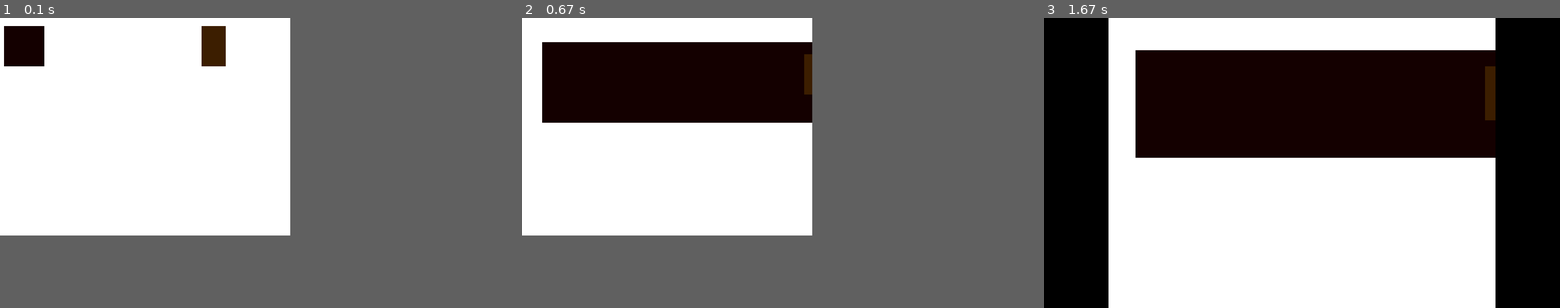
Above: before the commit, frames 1-3 (left to right).
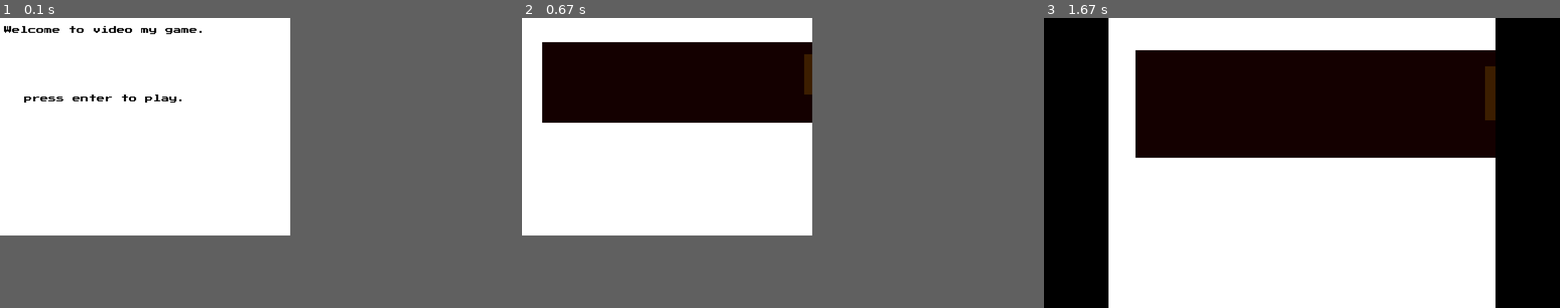
Above: after the commit, the same moments.

Repository: betaRadiation/pygame-engine-game
Game: pygame game, started from game.py
Same seed, same stepped clock (60 frames per second), same inputs: the game is played once before the commit and once after it.
Inputs:
- Up to frame 1 (0.1 s): no input
- Up to frame 2 (0.67 s): tap Enter at 0.33 s
- Up to frame 3 (1.67 s): tap F at 0.67 s

The runs differ from the first frame. In frame 1, 2.2% of the frame differs, in the area x 0-44%, y 2-30%; in frame 2, nothing differs; in frame 3, nothing differs.

Commit message:
make text rendering system. make a very rough title screen.

Diff:
--- a/game.py
+++ b/game.py
@@ -1,19 +1,24 @@
 import pygame
 import time
+import os
 from states.title import title
 from pygame.locals import *
 
 class game:
     def __init__(self):
+        pygame.font.init()
         self._running = True
         self.fullscreen = False
         self.stateStack = []
         self.screen = None
         self.dt, self.prev_time = 0, 0
+        self.assetPath = os.path.join("assets")
+        self.fontPath = os.path.join(self.assetPath, "font")
         pygame.display.set_caption('Funky game')
         self.size = self.gWidth, self.gHeight = 720, 540
         self.size = self.sWidth, self.sHeight = 720, 540
         self.nWidth = self.sHeight*(4/3)
+        self.font = pygame.font.Font(os.path.join(self.fontPath, "PressStart2P.ttf"), 20)
         self.nHeight = self.sHeight
         self.height = 540
         self.width = 720
@@ -103,6 +108,13 @@
     def cleanup(self):
         pygame.quit()
 
+    def drawText(self, surface, text, color, x, y):
+        textSurface = self.font.render(text, True, color)
+        #textSurface.setColorkey((0,0,0))
+        textRect = textSurface.get_rect()
+        textRect.center = (x, y)
+        surface.blit(textSurface, textRect)
+
     def execute(self):
         if self.init() == False:
             self._running = False
--- a/states/title.py
+++ b/states/title.py
@@ -7,7 +7,6 @@
     def __init__(self, game):
         state.__init__(self, game)
 
-
     def update(self, delta_time, actions):
         pass
         if actions["start"]:
@@ -16,5 +15,5 @@
 
     def render(self, display):
         display.fill((255,255,255))
-        pygame.draw.rect(display, (20, 0, 0), (10,20,100,100))
-        pygame.draw.rect(display, (60, 30, 0), (500,20,60,100))
+        self.game.drawText(self.game.gameCanvas, "Welcome to video my game.", (0,0,0), 260, 30)
+        self.game.drawText(self.game.gameCanvas, "press enter to play.", (0,0,0), 260, 200)
Binary file added: assets/font/PressStart2P.ttf
